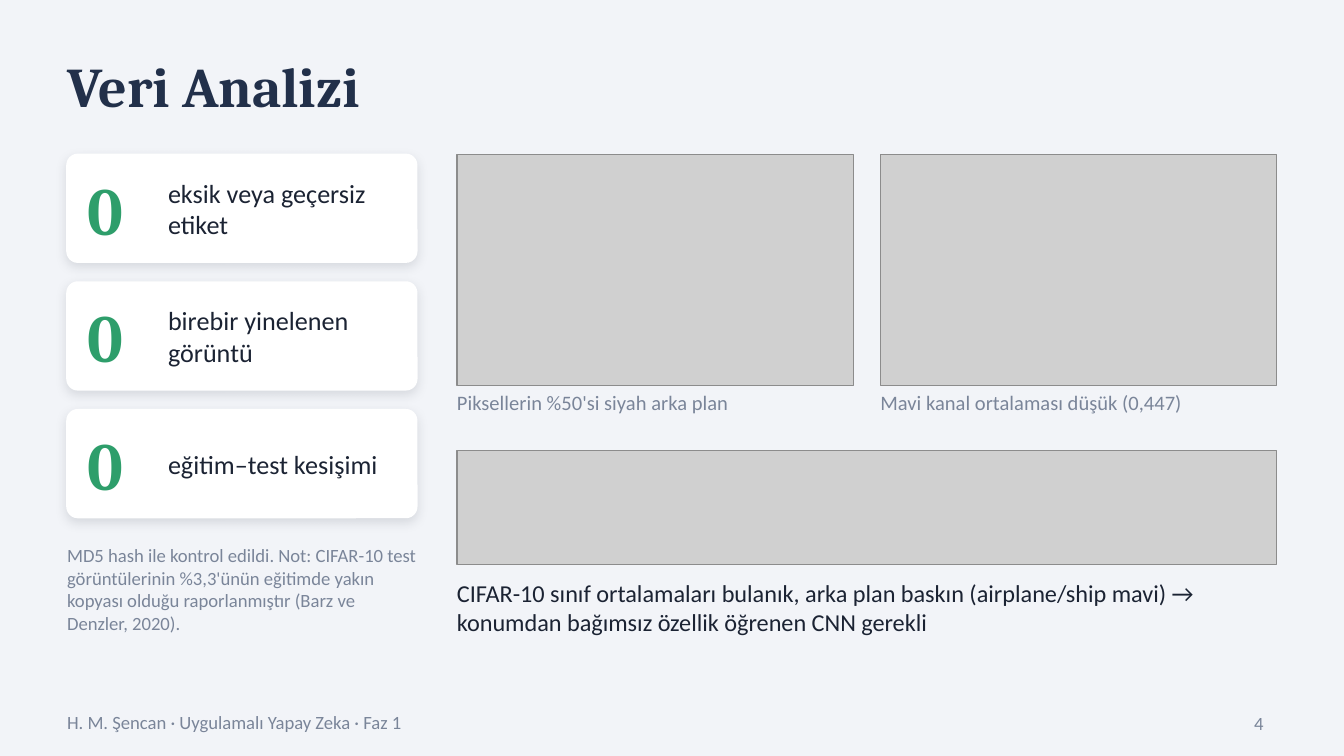
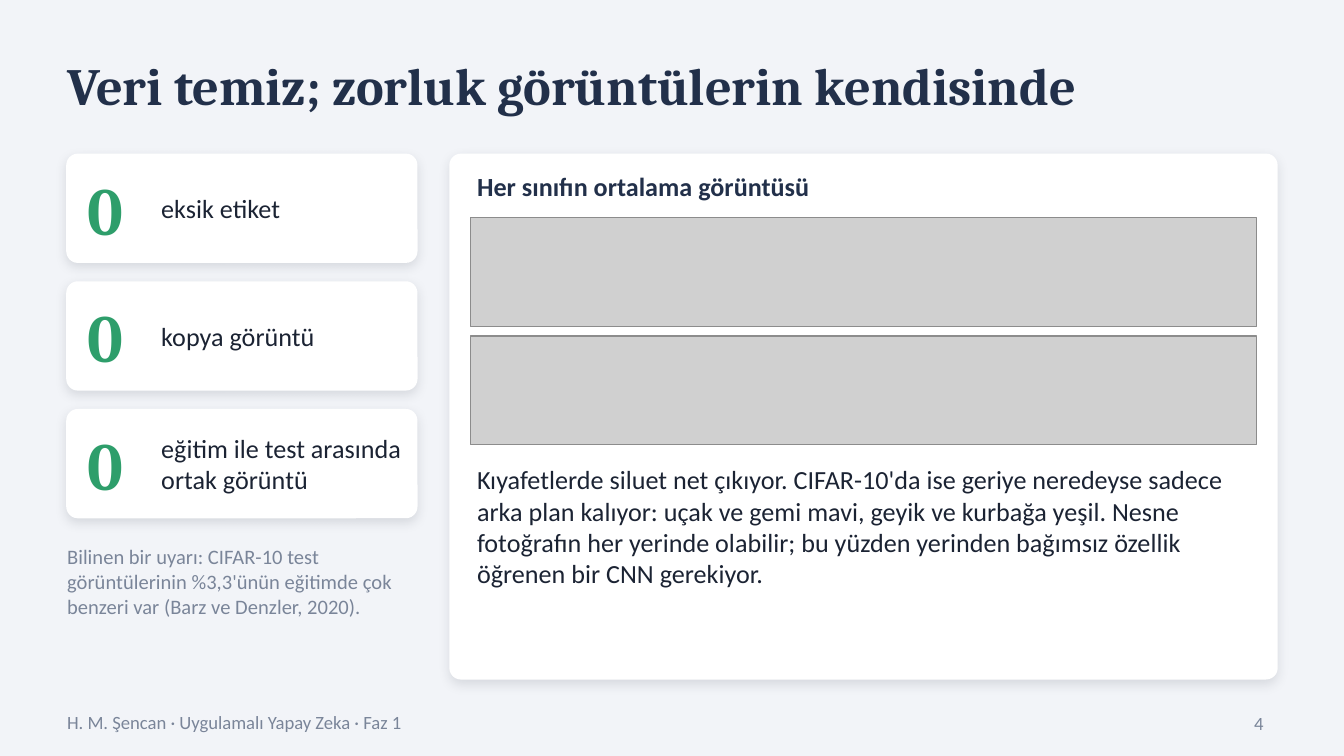
Before and after one commit to shencan03/uyz-odev, a slide deck: slide 4 of docs/Faz1_Sunum.pptx. Drawn at 1344x756 pixels with LibreOffice and Linux fonts; fonts in the diff are those of the drawing; grey boxes stand for pictures. Boxes give left, top, right and bottom in pixels: in the first picture for what was removed or moved away, otherwise in the second. Text is boxed around its words. In the diff, an @@ line names an element or a change of style, - is before the commit and + after.

```diff
--- a/docs/Faz1_Sunum.pptx
+++ b/docs/Faz1_Sunum.pptx
@@ title at (67,68,1076,117): text changed; size 30 to 28 pt @@
-Veri Analizi
+Veri temiz; zorluk görüntülerin kendisinde
@@ rounded rectangle added at (450,155,1277,679), fill #FFFFFF, outline #FFFFFF 1 pt @@
@@ picture removed at (457,155,853,386) @@
@@ text added at (477,177,809,201), 14 pt, text #22304A, bold @@
+Her sınıfın ortalama görüntüsü
@@ picture removed at (880,155,1277,386) @@
@@ text at (161,200,280,218): text changed @@
-eksik veya geçersiz etiket
+eksik etiket
@@ picture added at (470,218,1257,327) @@
@@ text at (161,328,315,351): text changed @@
-birebir yinelenen görüntü
+kopya görüntü
@@ picture: place and size @@
-picture at (457,450,1277,564)
+picture at (470,336,1257,445)
@@ text removed at (457,396,728,413) @@
-Piksellerin %50'si siyah arka plan
@@ text removed at (880,395,1181,414) @@
-Mavi kanal ortalaması düşük (0,447)
@@ text at (161,440,401,494): text changed @@
-eğitim–test kesişimi
+eğitim ile test arasında ortak görüntü
@@ text at (477,471,1222,588): text changed; size 13 to 14 pt @@
-CIFAR-10 sınıf ortalamaları bulanık, arka plan baskın (airplane/ship mavi) → konumdan bağımsız özellik öğrenen CNN gerekli
+Kıyafetlerde siluet net çıkıyor. CIFAR-10'da ise geriye neredeyse sadece arka plan kalıyor: uçak ve gemi mavi, geyik ve kurbağa yeşil. Nesne fotoğrafın her yerinde olabilir; bu yüzden yerinden bağımsız özellik öğrenen bir CNN gerekiyor.
@@ text at (67,550,392,617): text changed; size 10 to 11 pt @@
-MD5 hash ile kontrol edildi. Not: CIFAR-10 test görüntülerinin %3,3'ünün eğitimde yakın kopyası olduğu raporlanmıştır (Barz ve Denzler, 2020).
+Bilinen bir uyarı: CIFAR-10 test görüntülerinin %3,3'ünün eğitimde çok benzeri var (Barz ve Denzler, 2020).
```
Also in this commit, not shown: 5 other slides changed, 2 slides added, 2 slides removed, 1 other file.
